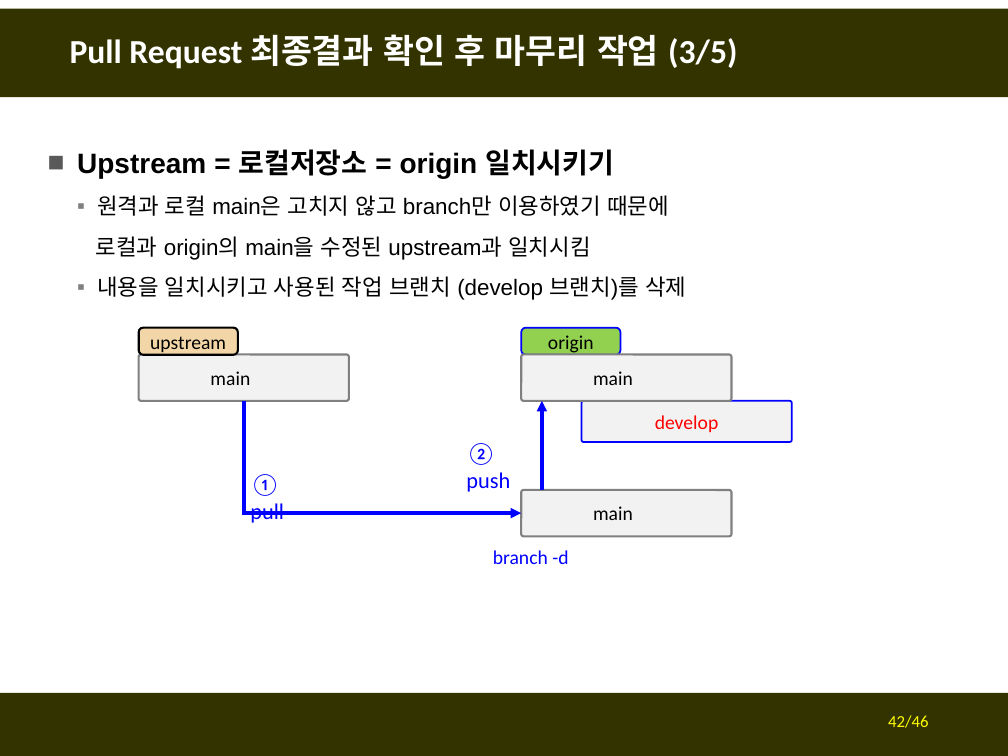
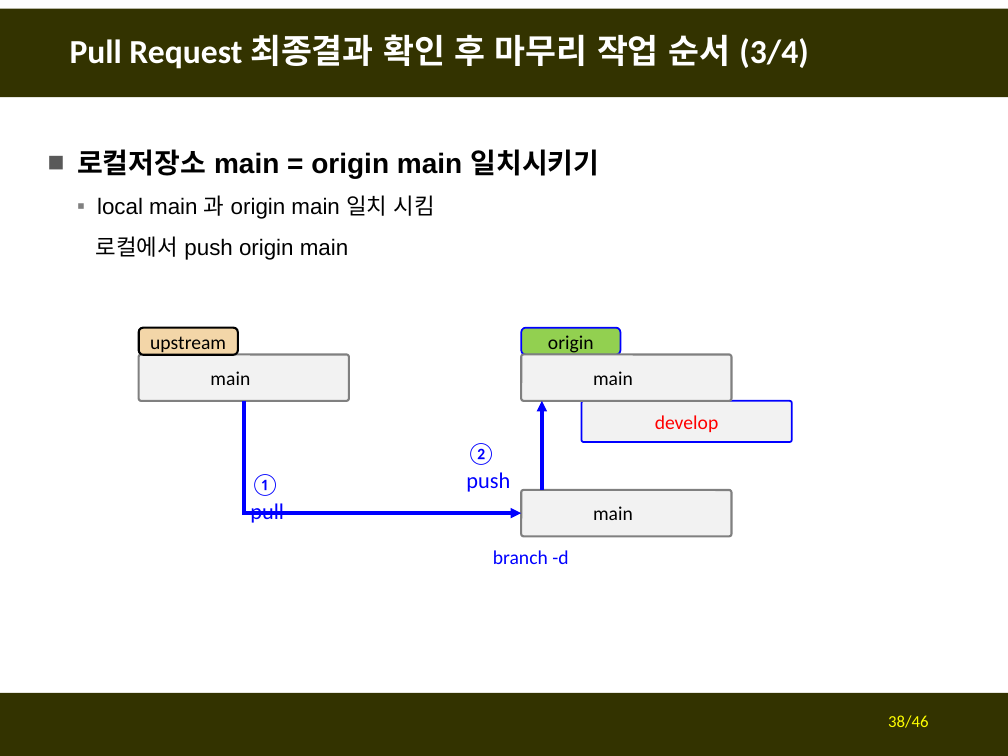
Before and after one commit to fasthill/github-lecture, a slide deck: slide 38 of git및github첫걸음3-forkclonePR.pptx (slide 42 before the commit). Drawn at 1008x756 pixels with LibreOffice and Linux fonts; fonts in the diff are those of the drawing. Boxes give left, top, right and bottom in pixels: in the first picture for what was removed or moved away, otherwise in the second. Text is boxed around its words. In the diff, an @@ line names an element or a change of style, - is before the commit and + after.

```diff
--- a/git및github첫걸음3-forkclonePR.pptx
+++ b/git및github첫걸음3-forkclonePR.pptx
@@ title at box(70, 34, 808, 69): text changed @@
-Pull Request 최종결과 확인 후 마무리 작업 (3/5)
+Pull Request 최종결과 확인 후 마무리 작업 순서 (3/4)
@@ text at box(77, 149, 600, 260): text changed @@
-■ Upstream = 로컬저장소 = origin 일치시키기
-  ▪ 원격과 로컬 main은 고치지 않고 branch만 이용하였기 때문에
-  로컬과 origin의 main을 수정된 upstream과 일치시킴
-  ▪ 내용을 일치시키고 사용된 작업 브랜치 (develop 브랜치)를 삭제
+■ 로컬저장소 main = origin main 일치시키기
+  ▪ local main 과 origin main 일치 시킴
+  로컬에서 push origin main
@@ page number at box(888, 715, 928, 728): text changed @@
-42/46
+38/46
```
Also in this commit, not shown: 5 other slides changed, 1 slide added.
